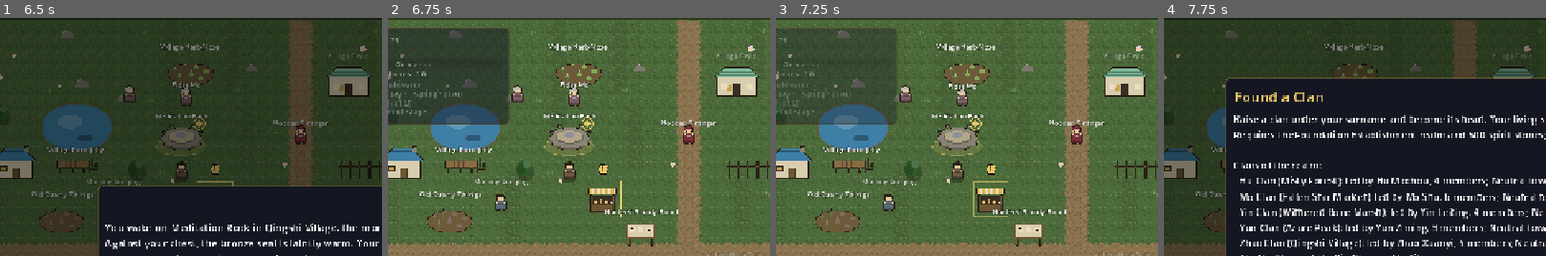
Above: before the commit, frames 1-4 (left to right).
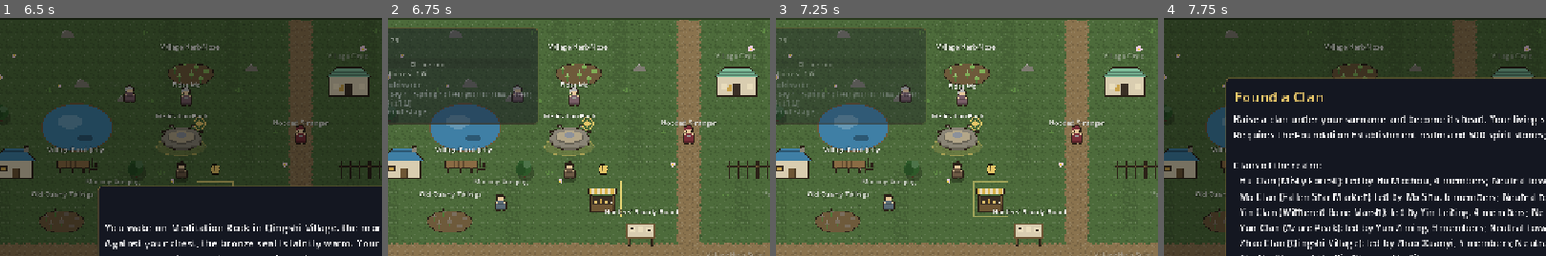
Above: after the commit, the same moments.

Repository: samridghimire/cultivation-game
Game: Godot game, scene res://src/ui/main_menu.tscn
Two runs of this game, one before a commit and one after it. Both use one fixed random seed, a clock stepped at 60 frames per second and the inputs below.
Inputs (mouse positions are % of the whole screen's width and height, from its top left):
- Up to frame 1 (6.5 s): click "New Game" at 0.5 s; click "Begin" at 1.25 s; click "Reach for it." at 2 s; click "Protect those who cannot prot…" at 2.75 s; click "What are you?" at 3.5 s; click "Why me?" at 4.25 s; click "What are you?" at 5 s; click "..." at 5.75 s
- Up to frame 2 (6.75 s): click "Set out." at 6.5 s
- Up to frame 3 (7.25 s): no input
- Up to frame 4 (7.75 s): tap Enter (ui_accept) at 7.25, 7.52 s; move the mouse to (72, 45) at 7.27 s; hold D (move_right) from 7.28 s (still down); hold O (toggle_artifact) from 7.28 s (still down); click (72, 45) at 7.42 s; tap G (toggle_clan) at 7.55 s
The pictures show only the part of the screen within x 11-61%, y 0-50%; the shares and areas given below are measured in that part.

Frame 1 is identical in both runs. In frame 2, 3.2% of the frame differs, in the area x 2-40%, y 4-45%; in frame 3, 3.0%; in frame 4, nothing differs.

Commit message:
[GUIDE-202] The village life you'd miss
Weather.forecast; the journal's Around the village section gains a ripe-crop/plantable-field line, a cook-when-injured line, tomorrow's weather when it has effects, and today's visiting friend; the HUD date line shows (tomorrow: X).

Follow-ups: the spec put these in Next steps; they went into the existing village journal section (Guidance.village_lines) so the top-3 goal/fight lines are untouched.

Co-Authored-By: Claude Sonnet 5.5 <noreply@anthropic.com>
Claude-Session: https://claude.ai/code/session_01L4vu8vib4b77r2XseY8qUR

Diff:
--- a/src/core/systems/guidance.gd
+++ b/src/core/systems/guidance.gd
@@ -3523,7 +3523,7 @@
 		_add(out, "Commissions", Commissions.describe(c, data, order, today) + (". " + missing if missing != "" else ""), "warning" if Commissions.days_left(order, today) <= 7 else "normal")
 	_renown_entry(out, c, data, region_id)
 	_milestone_entries(out, c, data, flags, clan)
-	var village := village_lines(c, data, people, flags, region_id, today)
+	var village := village_lines(c, data, people, flags, region_id, today, favor)
 	if village.size() > 1:
 		for line in village:
 			_add(out, "Around the village", line, "normal")
@@ -3532,11 +3532,22 @@
 
 ## Journal section "Around the village" (WU-407): today's weather and what it does, the friend's tip, open requests,
 ## an open celebration and the nearest fishing spot. Only reads; the weather line is always first.
-static func village_lines(c: CharacterData, data: GameData, people: Dictionary, flags: Dictionary, region_id: String, today: int) -> PackedStringArray:
+static func village_lines(c: CharacterData, data: GameData, people: Dictionary, flags: Dictionary, region_id: String, today: int, favor: Dictionary = {}) -> PackedStringArray:
 	var out: PackedStringArray = []
 	var kind := Weather.of(data, region_id, today)
 	var effects := Weather.effects_text(data, kind)
 	out.append("%s today%s" % [Weather.label(kind), ": " + effects if effects != "" else ""])
+	var tomorrow: String = Weather.forecast(data, region_id, today, 1)[0]
+	var tomorrow_effects := Weather.effects_text(data, tomorrow)
+	if tomorrow != kind and tomorrow_effects != "":
+		out.append("Tomorrow looks like %s: %s" % [tomorrow, tomorrow_effects])
+	_field_line(out, c, data, region_id, today)
+	_meal_line(out, c, data)
+	var visitor := Folk.visitor(people, favor, data, c, region_id, today, kind, c.folk_visit_day)
+	if visitor != "" and people.has(visitor):
+		var home := FamilyHome.has_home(c, people, data, region_id)
+		var spot := Npcs.visit_place_of(data.regions.get(region_id, {}), home)
+		out.append("%s has come to see you%s." % [people[visitor].name, " by the " + String(spot["display_name"]) if not spot.is_empty() and not home else ""])
 	var tip := Folk.active_tip(flags, today)
 	if not tip.is_empty():
 		var friend: CharacterData = people.get(String(tip.get("npc_id", "")))
@@ -3560,6 +3571,39 @@
 			out.append("Fishing at %s: best catch this %s is %s" % [place.get("display_name", "the pond"), season.to_lower(), data.items.get(best, {}).get("name", best)])
 			break
 	return out
+
+
+## GUIDE-202: a ripe crop to harvest, else a carried plantable and a free plot.
+static func _field_line(out: PackedStringArray, c: CharacterData, data: GameData, region_id: String, today: int) -> void:
+	var place := FieldPlots.place_def(data, region_id)
+	if place.is_empty():
+		return
+	var plot_key := FieldPlots.key(region_id, place)
+	var name := String(place.get("display_name", "the field"))
+	for crop: Dictionary in c.field_plots.get(plot_key, {}).get("crops", []):
+		if int(crop["days_left"]) <= 0:
+			out.append("Your %s is ready to harvest at %s." % [data.items.get(String(crop["item"]), {}).get("name", crop["item"]), name])
+			return
+	var carried := ""
+	for item_id in FieldPlots.plantable(place):
+		if c.item_count(item_id) > 0:
+			carried = item_id
+			break
+	var rented := FieldPlots.rented(c, plot_key, today)
+	if carried != "" and (not rented or FieldPlots.check_plant(c, data, place, plot_key, carried, today) == ""):
+		var rent := "" if rented else " (%d stones a season)" % int(place.get("rent", 0))
+		out.append("Plant your %s in %s%s." % [data.items.get(carried, {}).get("name", carried), name, rent])
+
+
+## GUIDE-202: an injured player holding a home meal's ingredients is told to cook it.
+static func _meal_line(out: PackedStringArray, c: CharacterData, data: GameData) -> void:
+	if not Injuries.has_any(c):
+		return
+	for m: Dictionary in data.home_meals:
+		var days := int(data.items.get(String(m["output"]["item"]), {}).get("effects", {}).get("shorten_injury", 0))
+		if days > 0 and Cooking.check(c, data, String(m["id"])) == "":
+			out.append("Cook %s at a workshop: it eases your injury by %d days." % [m["name"], days])
+			return
 
 
 ## Journal section "Fights you can win" (GUIDE-021): fair fights, or the first-fighting-style hint when
--- a/src/core/systems/weather.gd
+++ b/src/core/systems/weather.gd
@@ -26,6 +26,14 @@
 			break
 		d -= 1
 	return _roll(region, region_id, d)
+
+
+## The kinds for today+1 .. today+`days` (GUIDE-202); a region without weather is clear throughout.
+static func forecast(data: GameData, region_id: String, today: int, days: int = 2) -> Array[String]:
+	var out: Array[String] = []
+	for i in range(1, days + 1):
+		out.append(of(data, region_id, today + i))
+	return out
 
 
 static func label(kind: String) -> String:
--- a/src/ui/hud.gd
+++ b/src/ui/hud.gd
@@ -571,7 +571,7 @@
 	var qi_why := ", ".join(Exploration.qi_flag_reasons(data, GameState.current_region, GameState.world_flags))
 	_status.text = "\n".join(PackedStringArray([
 		alignment_line(Alignment.tier_name(p.alignment, data), Sects.describe(p, data)),
-		"%s · %s · %s" % [GameClock.date_string(), season_label(GameClock.total_days), Weather.label(Weather.of(data, GameState.current_region, GameClock.total_days))],
+		"%s · %s · %s" % [GameClock.date_string(), season_label(GameClock.total_days), _weather_label(data)],
 	]))
 	var region := "%s (Qi x%s%s)" % [Exploration.region_name(data, GameState.current_region), String.num(density, 2), ", " + qi_why if qi_why != "" else ""]
 	region += region_event_suffix(data, GameState.world_events, GameState.current_region, p)
@@ -1526,6 +1526,13 @@
 	get_tree().change_scene_to_file(MAIN_MENU)
 
 
+## "Rain" or "Rain (tomorrow: Clear)" (GUIDE-202).
+func _weather_label(data: GameData) -> String:
+	var today := Weather.label(Weather.of(data, GameState.current_region, GameClock.total_days))
+	var next: Array[String] = Weather.forecast(data, GameState.current_region, GameClock.total_days, 1)
+	return "%s (tomorrow: %s)" % [today, Weather.label(next[0])]
+
+
 ## GFX-016: "Neutral · Azure Cloud Sect, Outer Disciple" (the alignment number stays on the sheet).
 static func alignment_line(tier: String, affiliation: String) -> String:
 	return "%s · %s" % [tier, affiliation]
--- a/tests/unit/test_guidance.gd
+++ b/tests/unit/test_guidance.gd
@@ -5440,3 +5440,69 @@
 func test_effects_text_empty_on_plain_day() -> void:
 	var d := data()
 	assert_eq(Weather.effects_text(d, "cloudy"), "")
+
+
+func _has_line(lines: PackedStringArray, prefix: String) -> bool:
+	for l in lines:
+		if l.begins_with(prefix):
+			return true
+	return false
+
+
+func test_forecast_matches_weather_of() -> void:
+	var d := data()
+	var got := Weather.forecast(d, "qingshi_village", 40, 3)
+	assert_eq(got.size(), 3)
+	for i in 3:
+		assert_eq(got[i], Weather.of(d, "qingshi_village", 41 + i))
+	for kind in Weather.forecast(d, "no_such_region", 5):
+		assert_eq(kind, "clear")
+
+
+func test_village_lines_field_plant_then_harvest() -> void:
+	var d := _village_data("clear")
+	var c := new_character()
+	assert_false(_has_line(Guidance.village_lines(c, d, {}, {}, "qingshi_village", 10), "Plant your"))
+	c.add_item("spirit_herb", 1)
+	var lines := Guidance.village_lines(c, d, {}, {}, "qingshi_village", 10)
+	assert_true(_has_line(lines, "Plant your Spirit Herb in") and "\n".join(lines).contains("stones a season"), "\n".join(lines))
+	var place := FieldPlots.place_def(d, "qingshi_village")
+	c.field_plots[FieldPlots.key("qingshi_village", place)] = {"paid_until": 99, "crops": [{"item": "dew_grass", "days_left": 0}]}
+	lines = Guidance.village_lines(c, d, {}, {}, "qingshi_village", 10)
+	assert_true(_has_line(lines, "Your Morning Dew Grass is ready to harvest"), "\n".join(lines))
+	assert_false(_has_line(lines, "Plant your"))
+	assert_false(_has_line(Guidance.village_lines(c, d, {}, {}, "misty_forest", 10), "Your Morning Dew Grass"))
+
+
+func test_village_lines_meal_needs_injury_and_ingredients() -> void:
+	var d := _village_data("clear")
+	var c := new_character()
+	c.add_item("silver_carp", 2)
+	assert_false(_has_line(Guidance.village_lines(c, d, {}, {}, "qingshi_village", 10), "Cook"))
+	Injuries.inflict(c, d, "internal_injury")
+	assert_true(_has_line(Guidance.village_lines(c, d, {}, {}, "qingshi_village", 10), "Cook Fish Stew"))
+	c.add_item("silver_carp", -2)
+	assert_false(_has_line(Guidance.village_lines(c, d, {}, {}, "qingshi_village", 10), "Cook"))
+
+
+func test_village_lines_forecast_only_when_tomorrow_differs_and_matters() -> void:
+	var d := _village_data("rain")
+	assert_false(_has_line(Guidance.village_lines(new_character(), d, {}, {}, "qingshi_village", 10), "Tomorrow"), "same weather: no line")
+	d.regions["qingshi_village"]["weather"] = {"any": {"rain": 1}}
+	d.weather_persist = 0.0
+	d.regions["qingshi_village"]["weather"] = {"any": {"rain": 1}}
+	var lines := Guidance.village_lines(new_character(), d, {}, {}, "qingshi_village", 10)
+	assert_false(_has_line(lines, "Tomorrow"), "rain after rain")
+	d.regions["qingshi_village"]["weather"] = {"any": {"clear": 1}}
+	assert_false(_has_line(Guidance.village_lines(new_character(), d, {}, {}, "qingshi_village", 10), "Tomorrow"), "clear has no effects")
+
+
+func test_village_lines_visitor() -> void:
+	var d := _village_data("clear")
+	d.family["folk_visits"]["chance"] = 1.0
+	var npcs := {}
+	var npc := Npcs.spawn(npcs, d, seeded_rng(5), {"age_years": 30, "region": "qingshi_village", "realm": "mortal"})
+	var lines := Guidance.village_lines(new_character(), d, npcs, {}, "qingshi_village", 10, {npc.id: 50})
+	assert_true(_has_line(lines, "%s has come to see you" % npc.name), "\n".join(lines))
+	assert_false(_has_line(Guidance.village_lines(new_character(), d, npcs, {}, "qingshi_village", 10, {npc.id: 0}), npc.name))
+	d.family["folk_visits"]["chance"] = 0.15
